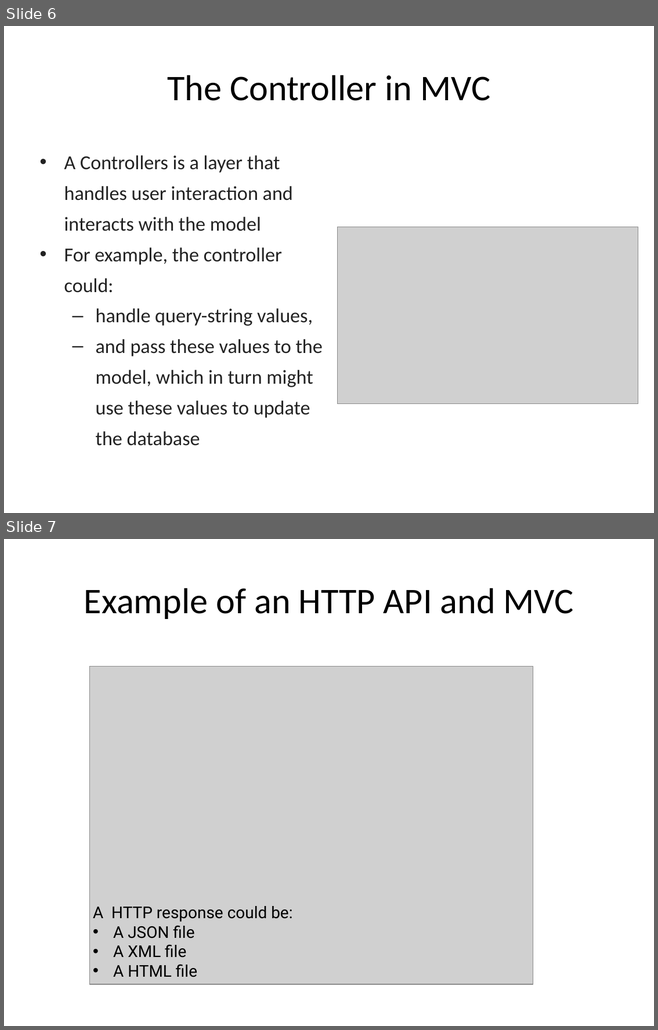
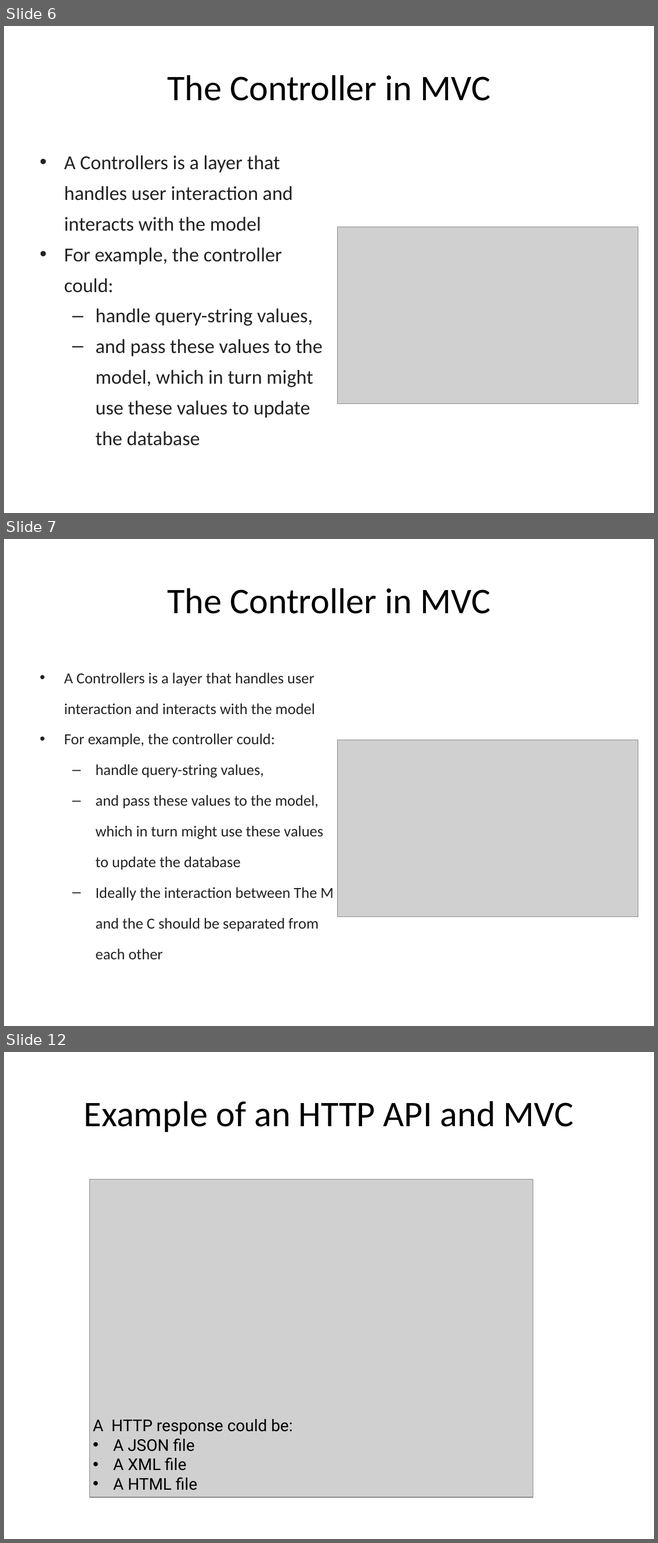
Before and after one commit to hogeschool/Development--Web, a slide deck: Lesson3/lesson3.pptx. Shown one above the other, each under a label of ours: slides 6 and 7 before the commit, slides 6, 7 and 12 after it; the slides between them are not shown. The pictures are 658x1030 and 658x1543 pixels, drawn with LibreOffice and Linux fonts; fonts in the diff are those of the drawing; grey boxes stand for pictures. Boxes give left, top, right and bottom in pixels: in the first picture for what was removed or moved away, otherwise in the second. Text is boxed around its words. In the diff, an @@ line names an element or a change of style, - is before the commit and + after.

```diff
--- a/Lesson3/lesson3.pptx
+++ b/Lesson3/lesson3.pptx
@@ slide 7 added at [4,539,654,1026], background #FFFFFF @@
@@ title added at [167,588,490,614], 40 pt, text #000000 @@
+The Controller in MVC
@@ text added at [64,672,333,959], 17.1 pt, text #222222 @@
+• A Controllers is a layer that handles user interaction and interacts with the model
+• For example, the controller could:
+  – handle query-string values,
+  – and pass these values to the model, which in turn might use these values to update the database
+  – Ideally the interaction between The M and the C should be separated from each other
@@ picture added at [338,740,638,917] @@
@@ what was slide 7 is now slide 12 @@
```
Also in this commit, not shown: 6 slides changed, 4 other slides added, 1 other file.
